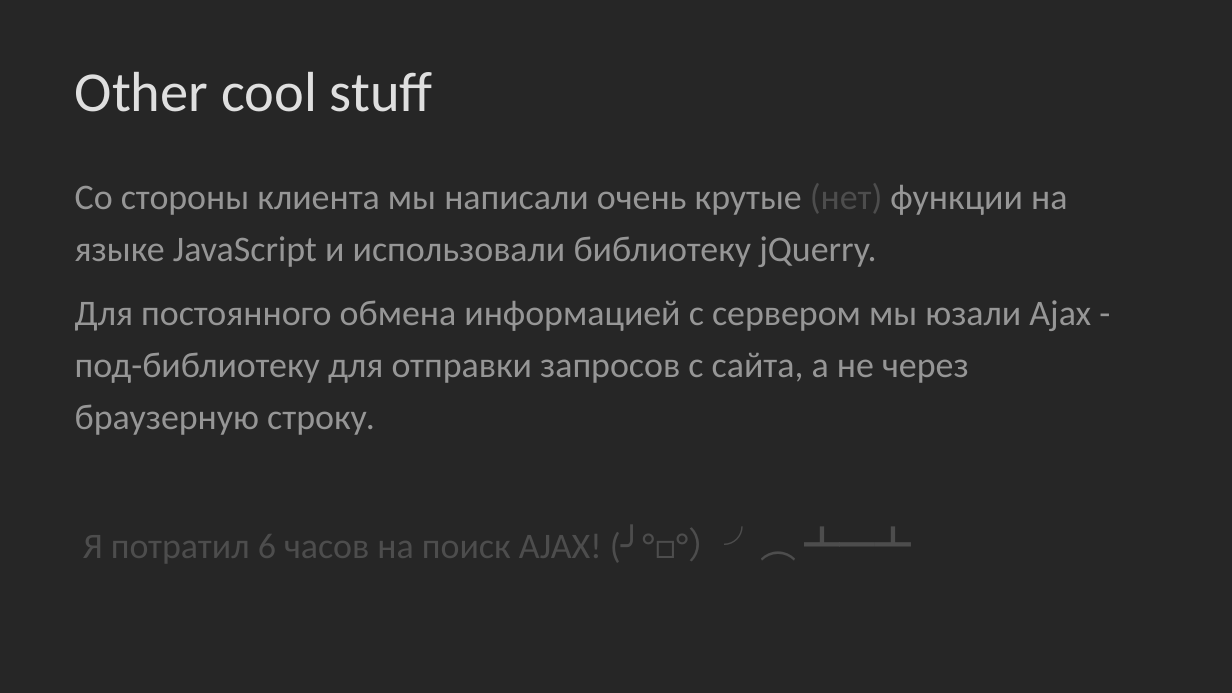
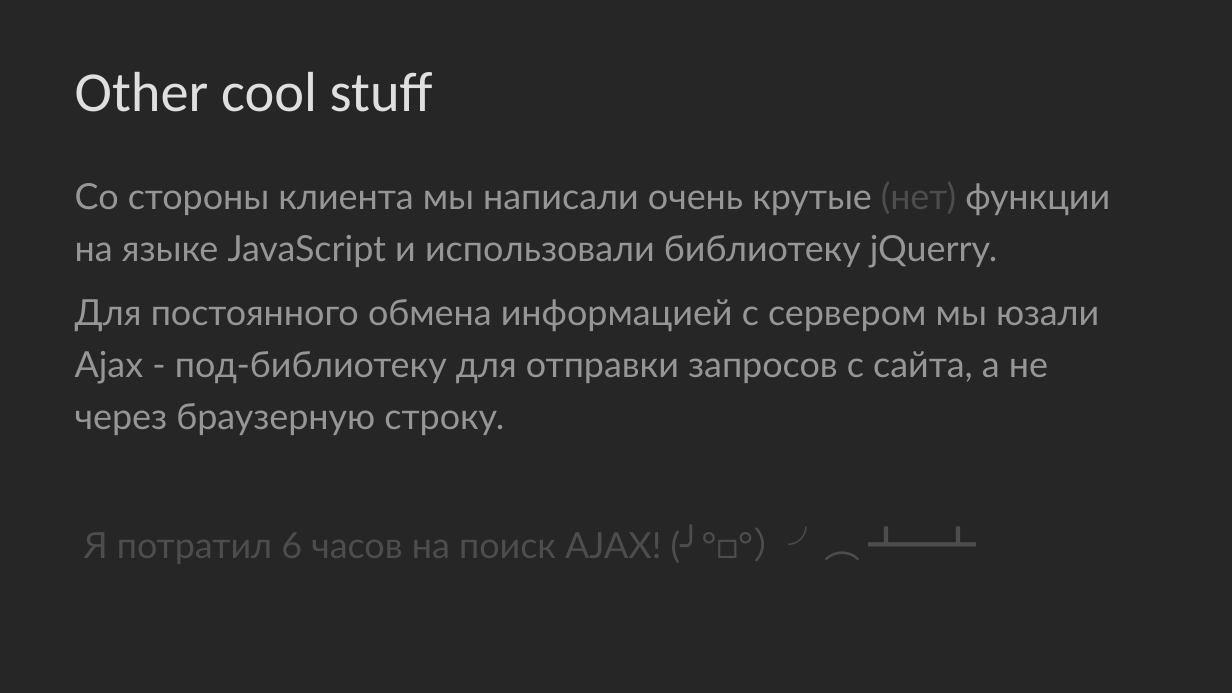
Before and after one commit to Lyagva/YLyceum-Web-project, a slide deck: slide 8 of Info/Преза.pptx (slide 7 before the commit). Drawn at 1232x693 pixels with LibreOffice and Linux fonts; fonts in the diff are those of the drawing. Boxes give left, top, right and bottom in pixels: in the first picture for what was removed or moved away, otherwise in the second. Text is boxed around its words. In the diff, an @@ line names an element or a change of style, - is before the commit and + after.

Commit message:
Some cool changes

```diff
--- a/Info/Преза.pptx
+++ b/Info/Преза.pptx
@@ text "Со стороны клиента мы написали ..." at (x1=75, y1=174, x2=1110, y2=566): font Calibri to Lato @@
```
Also in this commit, not shown: 1 slide added, 6 other files.
